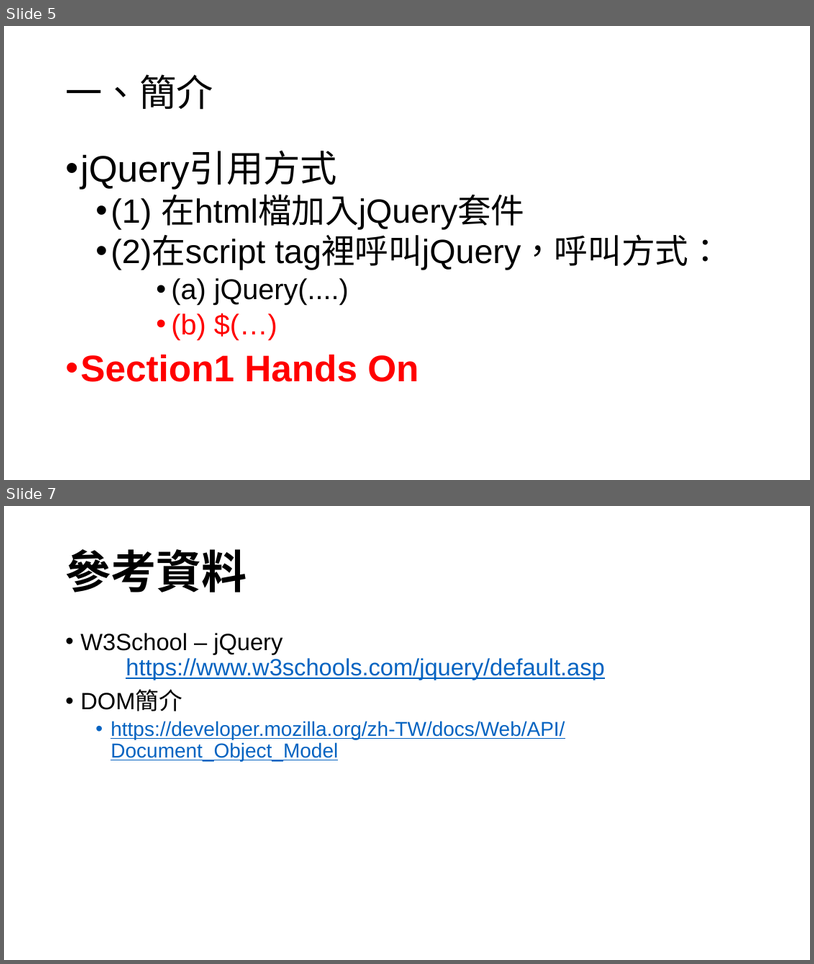
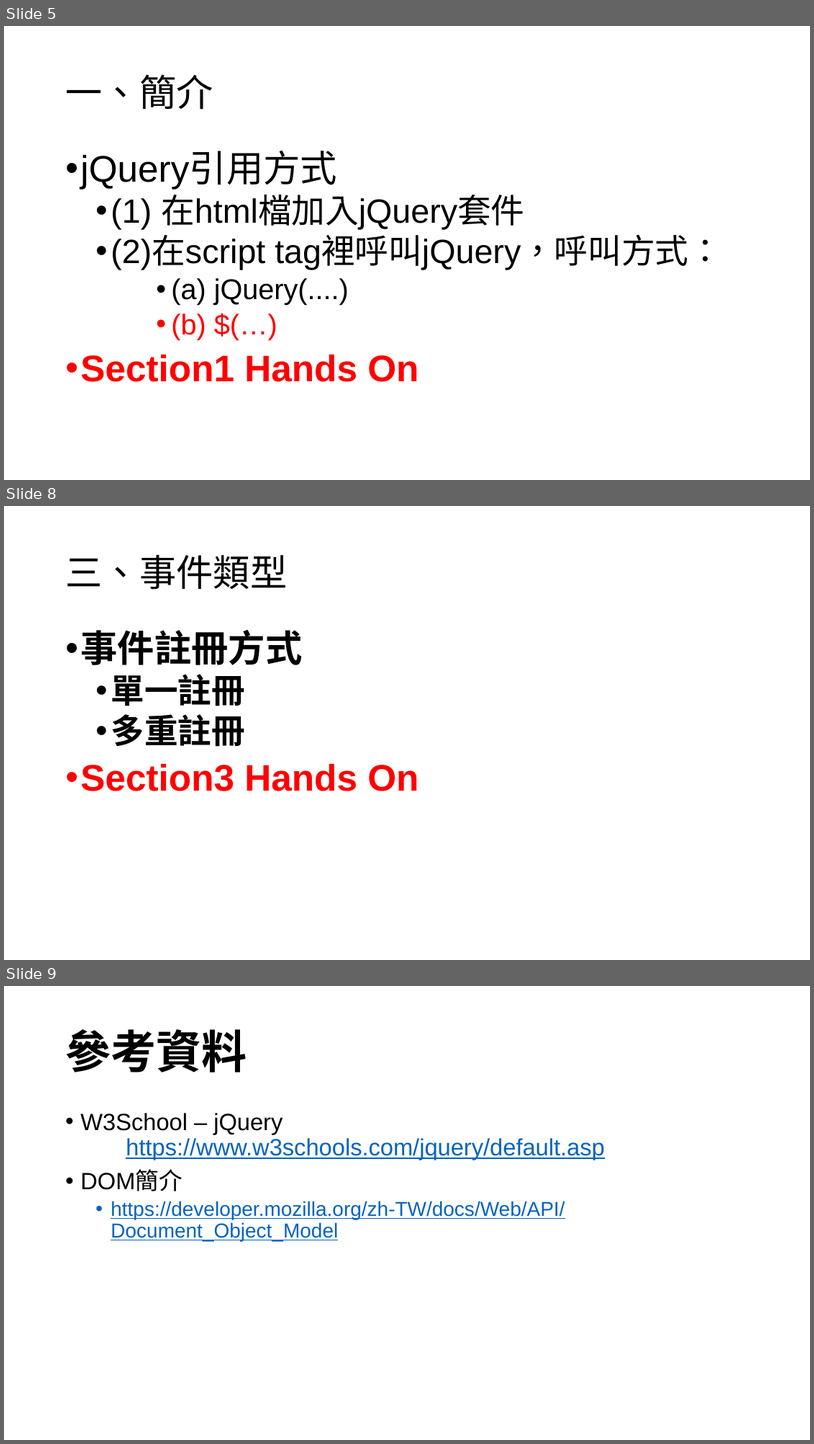
Before and after one commit to Benknightdark/jquerytutorial, a slide deck: jquerytutorial.pptx. Shown one above the other, each under a label of ours: slides 5 and 7 before the commit, slides 5, 8 and 9 after it; the slides between them are not shown. The pictures are 814x964 and 814x1444 pixels, drawn with LibreOffice and Linux fonts; fonts in the diff are those of the drawing. Boxes give left, top, right and bottom in pixels: in the first picture for what was removed or moved away, otherwise in the second. Text is boxed around its words. In the diff, an @@ line names an element or a change of style, - is before the commit and + after.

```diff
--- a/jquerytutorial.pptx
+++ b/jquerytutorial.pptx
@@ slide 8 added at (4,506,810,960), background #FFFFFF @@
@@ title added at (65,555,287,590), 44 pt, text #000000 @@
+三、事件類型
@@ text added at (80,630,419,791), 44 pt, text #FF0000, bold @@
+• 事件註冊方式
+  • 單一註冊
+  • 多重註冊
+• Section3 Hands On
@@ what was slide 7 is now slide 9 @@
```
Also in this commit, not shown: 1 slide changed, 1 other slide added.
